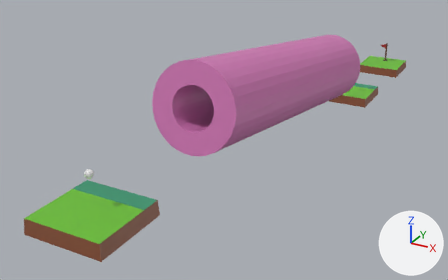
Two versions of the glTF model public/assets/level3.glb, one commit apart.
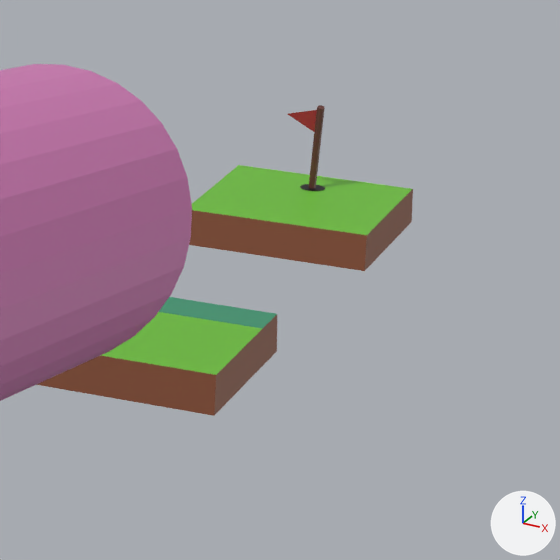
There are two pictures of each version: one whole from a 50 mm camera at (7.88, -8.61, 6.73) aimed at (-2.02, 9.38, -2.27), one close up on the part from 72% to 97% of the width and 8% to 49% of the height. Every picture has the same lights, and +X, +Y and +Z are marked at lower right. Where no turn or scale is listed for an object, it has been applied to the vertices. Vertices at the same position are counted once.

Names of what the first close-up shows: 'Cylinder', 'basic-fixed.001', 'basic-moveable.002', 'flag'.
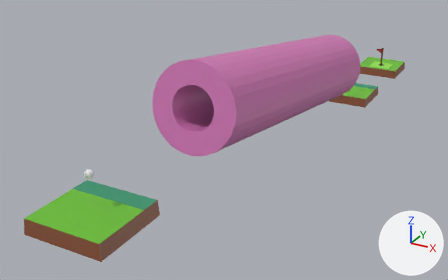
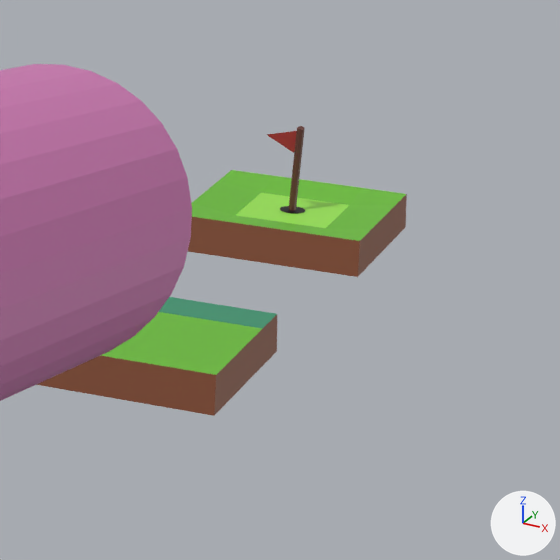
Where the change shows, as pixel boxes [x1, y1, x2, y2] in the close-ups (560 x 560 px):
'basic-fixed.001', reshaped, moved
    before: [189, 165, 413, 271]
    after: [188, 170, 407, 277]
'flag', moved
    before: [288, 105, 325, 191]
    after: [267, 126, 305, 213]
part 1 of me_cube_001, built on
    before: [200, 165, 401, 235]
    after: [192, 170, 395, 241]
part 2 of me_cube_001, surface changed
    before: [192, 183, 412, 216]
    after: [191, 188, 406, 221]

The change in detail:
me_cube_001 is used by ob_basic_fixed_001; location (0.0, 22.946, -2.812).
me_cube_001 had 20 vertices, 36 faces and spanned x -1.0..1.0, y -1.0..1.0, z -0.2..0.18.
me_cube_001 now has 29 vertices, 54 faces and spans x -1.0..1.0, y -1.0..1.0, z -0.2..0.18.
Part 1, on me_cube_001:
12 faces are deleted.
9 vertices are added at x -0.49..0.49, y -0.49..0.49, z 0.11.
30 new faces join them.
me_cube_001 part 2: 2 kept faces spanning x -0.97..0.97, y -0.97..0.97, z 0.18 get new texture (UV) coordinates.
Object 'flag' (ob_flag) moves from (-0.003, 23.423, -1.636) to (-0.004, 22.663, -1.687).
Object 'basic-fixed.001' (ob_basic_fixed_001) moves from (0.0, 22.946, -2.812) to (0.0, 22.668, -2.798).
